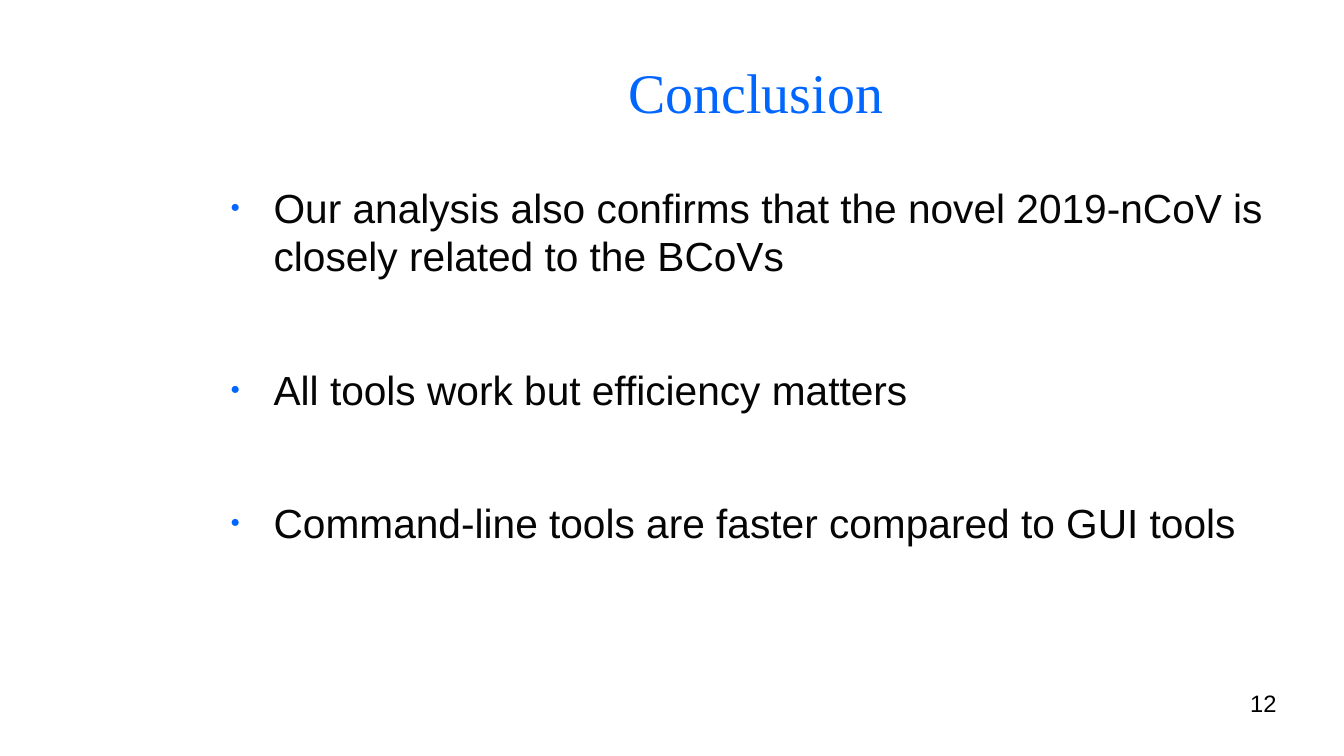
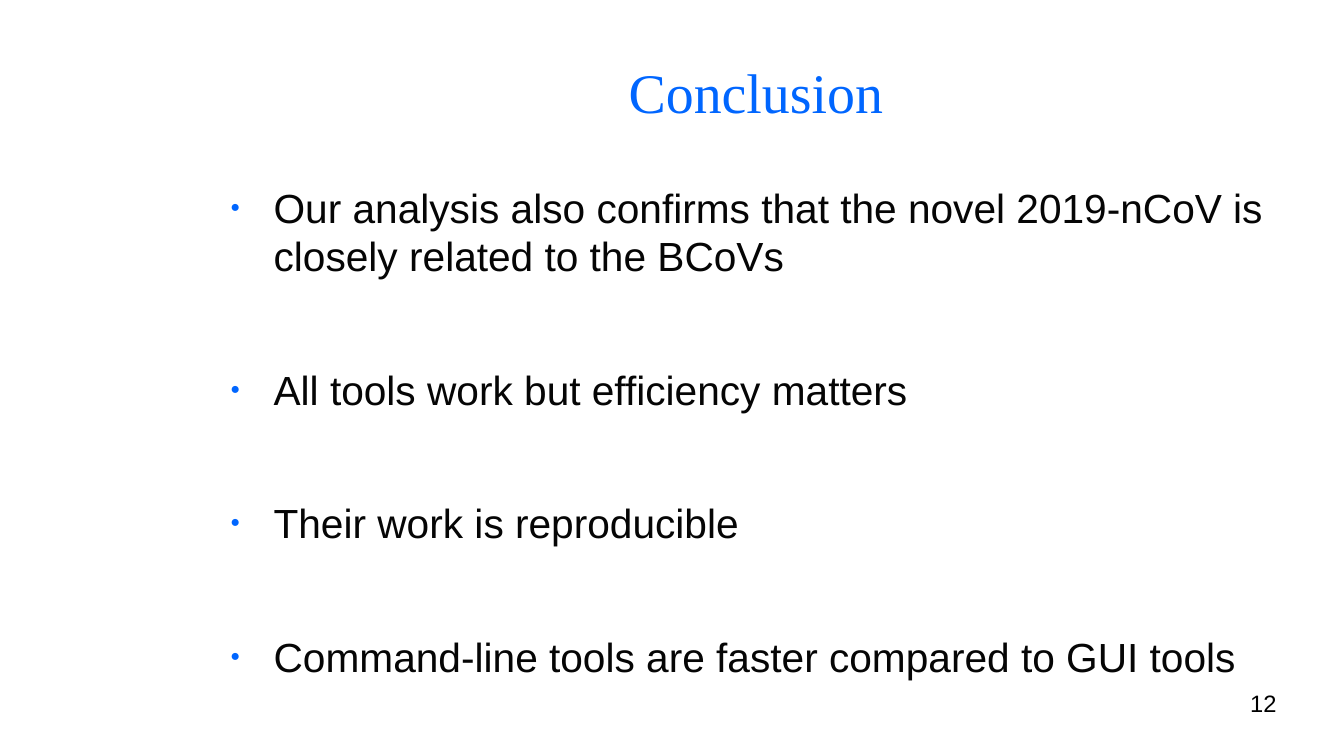
Before and after one commit to BryanAbuchery/Group_Project, a slide deck: slide 12 of Group_presentation.odp. Drawn at 1344x756 pixels with LibreOffice and Linux fonts; fonts in the diff are those of the drawing; background and template pictures are left out. Boxes give left, top, right and bottom in pixels: in the first picture for what was removed or moved away, otherwise in the second. Text is boxed around its words. In the diff, an @@ line names an element or a change of style, - is before the commit and + after.

Commit message:
Added their work is reproducible

```diff
--- a/Group_presentation.odp
+++ b/Group_presentation.odp
@@ text at box(274, 508, 739, 546): paragraph added @@
+● Their work is reproducible
```
